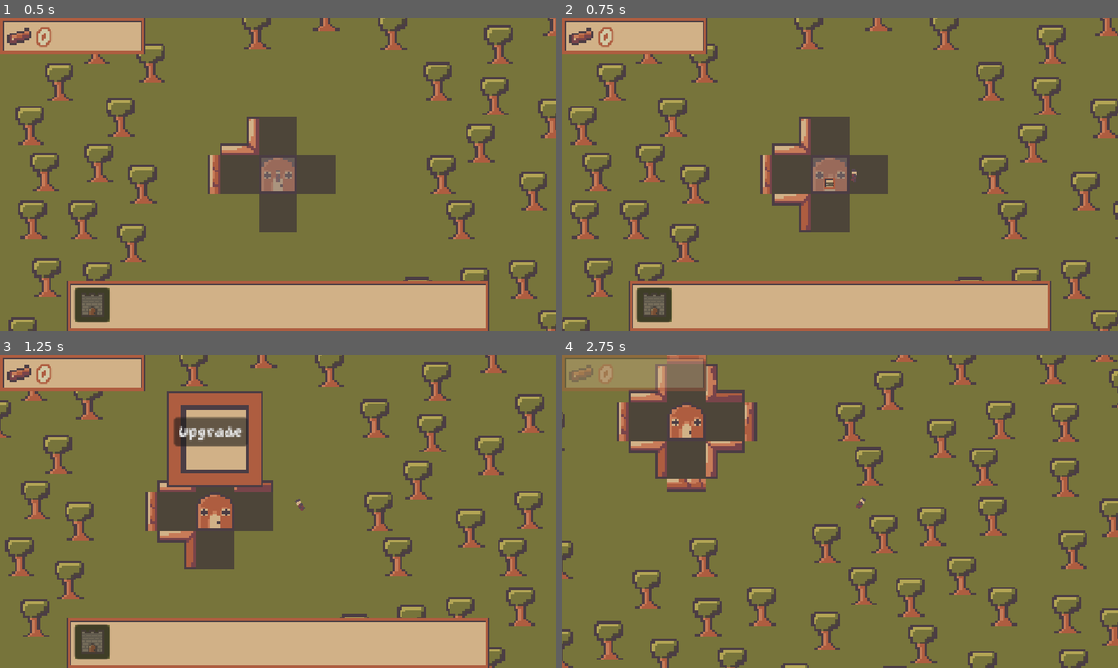
Above: before the commit, frames 1-4 (two rows, left to right).
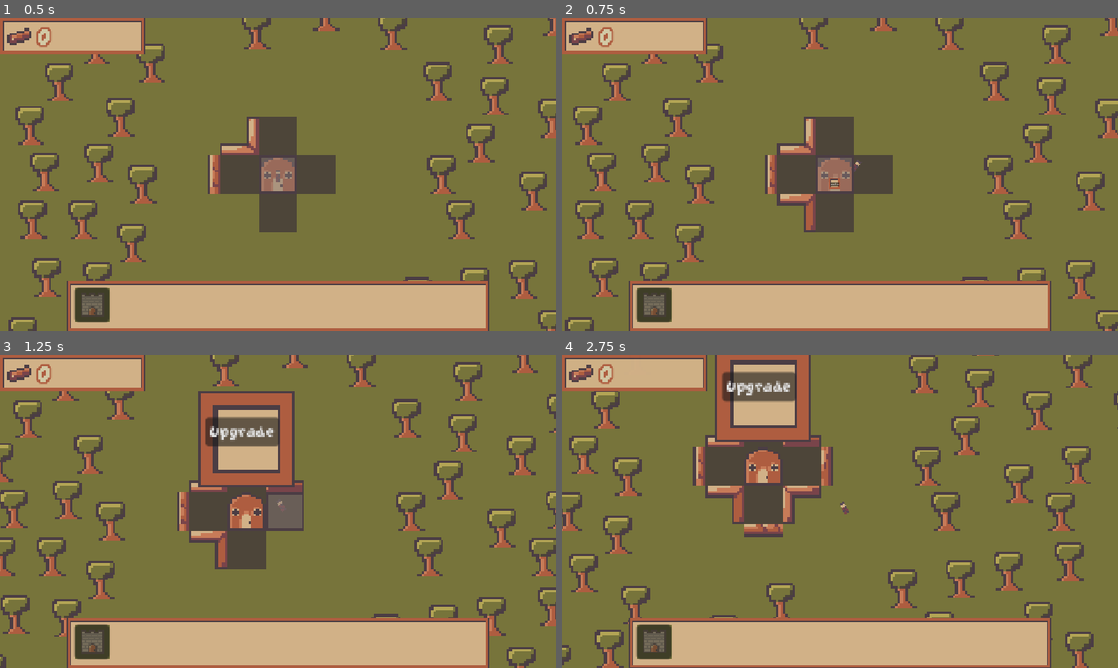
Above: after the commit, the same moments.

Repository: jacksonmist/DeforestStation
Game: Godot game, scene res://Scenes/Root.tscn
Two runs of this game, one before a commit and one after it. Both use one fixed random seed, a clock stepped at 60 frames per second and the inputs below.
Inputs (mouse positions are in pixels of both pictures, inside the frame that each line leads up to):
- Up to frame 1 (0.5 s): no input
- Up to frame 2 (0.75 s): move the mouse to (840, 174) at 0.52 s; press the mouse at (840, 174) at 0.53 s; hold D (Right) from 0.53 s (still down)
- Up to frame 3 (1.25 s): keep holding D (Right)
- Up to frame 4 (2.75 s): move the mouse to (728, 527) at 1.27 s; release D (Right) at 1.28 s; release the mouse at (728, 527) at 1.28 s; hold S (Down) 1.28-2.03 s; click (728, 527) at 1.35 s; move the mouse to (895, 442) at 2.02 s; press the mouse at (895, 442) at 2.03 s; hold D (Right) from 2.03 s (still down)

Frame 1 is identical in both runs. In frame 2, 11% of the frame differs, in the area x 0-100%, y 0-100%; in frame 3, 25%; in frame 4, 44%.

Commit message:
Finished walking animation

Diff:
--- a/Scenes/Root.tscn
+++ b/Scenes/Root.tscn
@@ -153,7 +153,7 @@
 script = ExtResource("13_7f8yv")
 house = NodePath("../House")
 structure_manager = NodePath("../StructureManager")
-speed = 50.0
+speed = 25.0
 aps = 2.0
 damage = 1.0
 
--- a/Scripts/entity.gd
+++ b/Scripts/entity.gd
@@ -21,9 +21,11 @@
 
 var walk_rotation: float = PI / 5
 var walk_height: float = 4
+var walk_width: float = 4
 var base_walk_speed: float = 0.3
-var position_tween: Tween
+var position_tween_y: Tween
 var rotation_tween: Tween
+var x_dir: int = 0
 
 enum allegience {
 	friendly,
@@ -57,25 +59,28 @@
 	if not imm_targets.is_empty():
 		attack()
 	if move_direction == Vector2.ZERO:
+		x_dir = 0
 		walk_time = 0
 		if not rotation_tween and sprite.rotation != 0:
 			rotation_tween = create_tween().set_parallel(true)
 			rotation_tween.tween_property(sprite, "rotation", 0, 0.1)
-		if not position_tween and sprite.position != Vector2.ZERO:
-			position_tween = create_tween().set_parallel(true)
-			position_tween.tween_property(sprite, "position", Vector2.ZERO, 0.1)
+		if not position_tween_y and sprite.position != Vector2.ZERO:
+			position_tween_y = create_tween().set_parallel(true)
+			position_tween_y.tween_property(sprite, "position", Vector2.ZERO, 0.1)
 		return
 	if rotation_tween:
 		rotation_tween.kill()
-		rotation_tween = null
-	if position_tween:
-		position_tween.kill()
-		position_tween = null
+	rotation_tween = null
+	if position_tween_y:
+		position_tween_y.kill()
+	position_tween_y = null
 	position += (move_direction * speed * delta)
 	walk_time += delta
+	if x_dir == 0:
+		x_dir = 1 if move_direction.x >= 0 else -1
+	sprite.position.x = x_dir * (walk_width * sin(walk_time * base_walk_speed * speed))
 	sprite.position.y = -(walk_height * sin(walk_time * base_walk_speed * speed) ** 2)
-	sprite.rotation = (walk_rotation * sin(walk_time * base_walk_speed * speed))
-
+	sprite.rotation = x_dir * (walk_rotation * sin(walk_time * base_walk_speed * speed))
 
 func attack():
 	if not can_attack:
